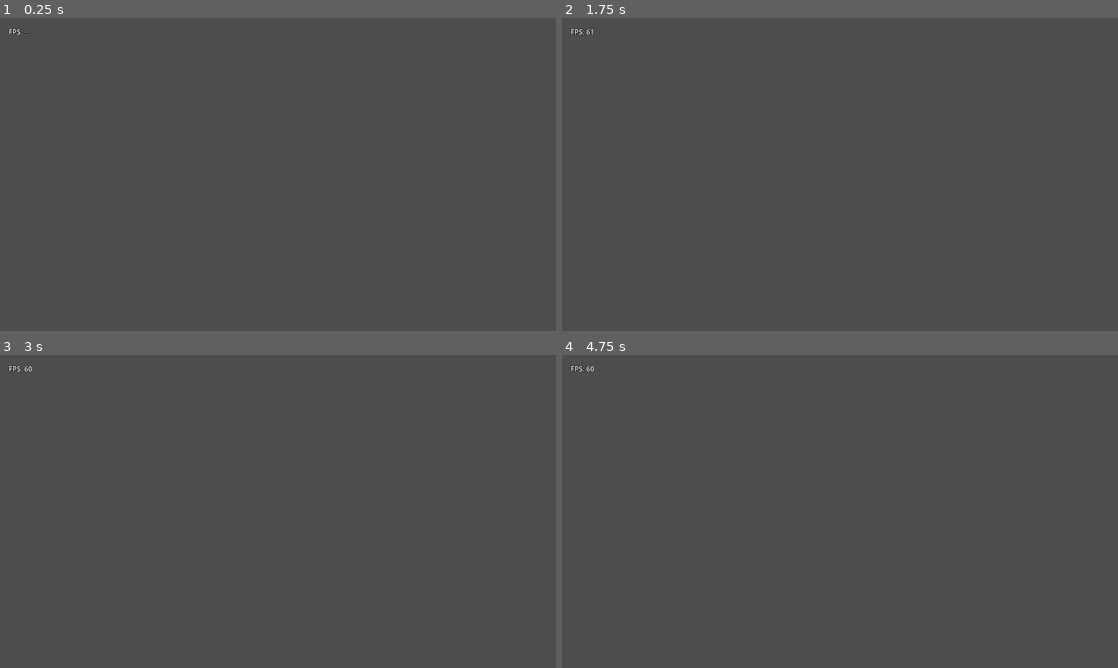
Above: before the commit, frames 1-4 (two rows, left to right).
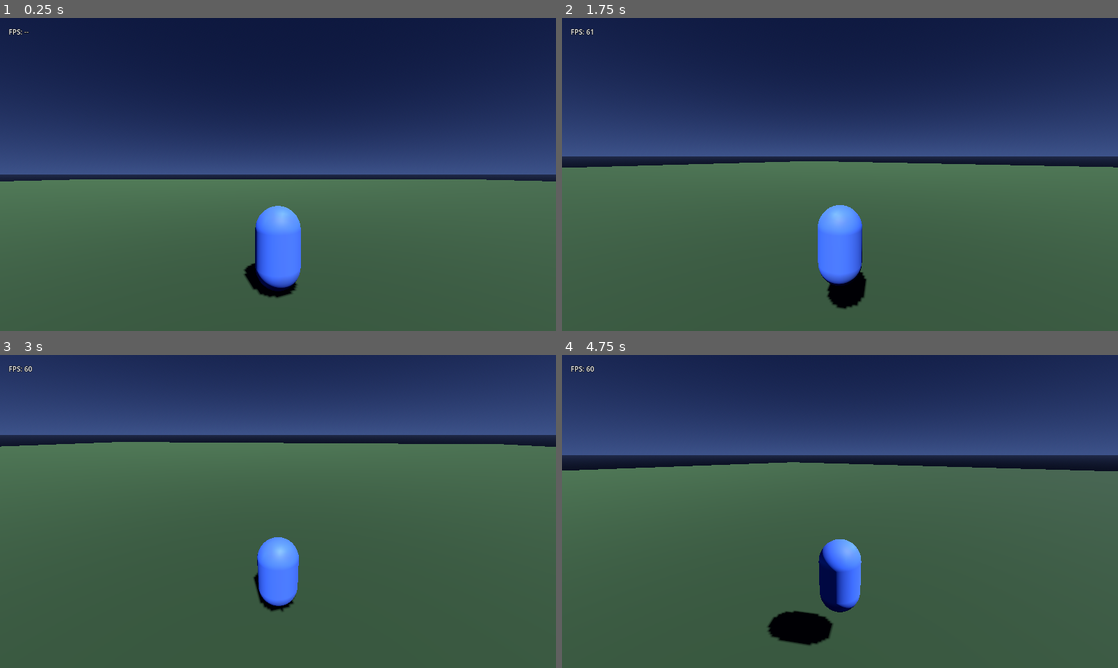
Above: after the commit, the same moments.

Repository: aminesalhi77/underveil
Game: Godot game, scene res://scenes/main.tscn
Same seed, same stepped clock (60 frames per second), same inputs: the game is played once before the commit and once after it.
Inputs (mouse positions are in pixels of both pictures, inside the frame that each line leads up to):
- Up to frame 1 (0.25 s): no input
- Up to frame 2 (1.75 s): tap Enter at 0.5 s; move the mouse to (962, 158) at 0.52 s; hold D (move_right) 0.53-1.28 s; hold Shift (sprint) 0.53-1.28 s; tap Space (jump) at 0.77, 1.07, 1.52, 1.55 s; tap V (toggle_camera) at 0.8, 1.35 s; move the mouse to (728, 190) at 1.27 s; hold S (move_back) from 1.28 s (still down)
- Up to frame 3 (3 s): tap Space (jump) at 1.82, 2.1 s; move the mouse to (333, 442) at 2.02 s; release S (move_back) at 2.03 s; hold D (move_right) 2.03-2.78 s; hold Shift (sprint) 2.03-2.78 s; move the mouse to (250, 574) at 2.77 s; hold Z (move_forward, bound only after the commit) from 2.78 s (still down); tap Shift (sprint) at 2.85 s
- Up to frame 4 (4.75 s): tap Space (jump) at 3.02, 3.32, 3.77, 3.8, 4.07, 4.52 s; tap V (toggle_camera) at 3.05 s; move the mouse to (1006, 558) at 3.52 s; release Z (move_forward, bound only after the commit) at 3.53 s; hold V (toggle_camera) 3.53-4.28 s; hold Q (move_left, bound only after the commit) from 3.53 s (still down); tap Escape (ui_cancel) at 4.15 s; move the mouse to (673, 464) at 4.27 s; tap Shift (sprint) at 4.35 s

The runs differ from the first frame. In frame 1, 71% of the frame differs, in the area x 0-100%, y 0-90%; in frame 2, 65%; in frame 3, 47%; in frame 4, 48%.
Error before the commit: Parse Error: Cannot infer the type of "new_pitch" variable because the value doesn't have a set type. (res://scripts/player.gd:69)

Commit message:
feat: phase 1 — walking skeleton, AZERTY controls

Diff:
--- a/project.godot
+++ b/project.godot
@@ -28,36 +28,36 @@
 
 move_forward={
 "deadzone": 0.5,
-"events": [Object(InputEventKey,"resource_local_to_scene":fa …(119 unchanged characters)… ressed":false,"pressed":false,"keycode":0,"physical_keycode":87,"key_label":0,"unicode":0,"location":0,"echo":false,"script":null)
+"events": [Object(InputEventKey,"resource_local_to_scene":fa …(119 unchanged characters)… ressed":false,"pressed":false,"keycode":90,"physical_keycode":0,"key_label":0,"unicode":0,"location":0,"echo":false,"script":null)
 ]
 }
 move_back={
 "deadzone": 0.5,
-"events": [Object(InputEventKey,"resource_local_to_scene":fa …(119 unchanged characters)… ressed":false,"pressed":false,"keycode":0,"physical_keycode":83,"key_label":0,"unicode":0,"location":0,"echo":false,"script":null)
+"events": [Object(InputEventKey,"resource_local_to_scene":fa …(119 unchanged characters)… ressed":false,"pressed":false,"keycode":83,"physical_keycode":0,"key_label":0,"unicode":0,"location":0,"echo":false,"script":null)
 ]
 }
 move_left={
 "deadzone": 0.5,
-"events": [Object(InputEventKey,"resource_local_to_scene":fa …(119 unchanged characters)… ressed":false,"pressed":false,"keycode":0,"physical_keycode":65,"key_label":0,"unicode":0,"location":0,"echo":false,"script":null)
+"events": [Object(InputEventKey,"resource_local_to_scene":fa …(119 unchanged characters)… ressed":false,"pressed":false,"keycode":81,"physical_keycode":0,"key_label":0,"unicode":0,"location":0,"echo":false,"script":null)
 ]
 }
 move_right={
 "deadzone": 0.5,
-"events": [Object(InputEventKey,"resource_local_to_scene":fa …(119 unchanged characters)… ressed":false,"pressed":false,"keycode":0,"physical_keycode":68,"key_label":0,"unicode":0,"location":0,"echo":false,"script":null)
+"events": [Object(InputEventKey,"resource_local_to_scene":fa …(119 unchanged characters)… ressed":false,"pressed":false,"keycode":68,"physical_keycode":0,"key_label":0,"unicode":0,"location":0,"echo":false,"script":null)
 ]
 }
 jump={
 "deadzone": 0.5,
-"events": [Object(InputEventKey,"resource_local_to_scene":fa …(119 unchanged characters)… ressed":false,"pressed":false,"keycode":0,"physical_keycode":32,"key_label":0,"unicode":0,"location":0,"echo":false,"script":null)
+"events": [Object(InputEventKey,"resource_local_to_scene":fa …(119 unchanged characters)… ressed":false,"pressed":false,"keycode":32,"physical_keycode":0,"key_label":0,"unicode":0,"location":0,"echo":false,"script":null)
 ]
 }
 sprint={
 "deadzone": 0.5,
-"events": [Object(InputEventKey,"resource_local_to_scene":fa …(119 unchanged characters)… ressed":false,"pressed":false,"keycode":0,"physical_keycode":4194325,"key_label":0,"unicode":0,"location":0,"echo":false,"script":null)
+"events": [Object(InputEventKey,"resource_local_to_scene":fa …(119 unchanged characters)… ressed":false,"pressed":false,"keycode":4194325,"physical_keycode":0,"key_label":0,"unicode":0,"location":0,"echo":false,"script":null)
 ]
 }
 toggle_camera={
 "deadzone": 0.5,
-"events": [Object(InputEventKey,"resource_local_to_scene":fa …(119 unchanged characters)… ressed":false,"pressed":false,"keycode":0,"physical_keycode":86,"key_label":0,"unicode":0,"location":0,"echo":false,"script":null)
+"events": [Object(InputEventKey,"resource_local_to_scene":fa …(119 unchanged characters)… ressed":false,"pressed":false,"keycode":86,"physical_keycode":0,"key_label":0,"unicode":0,"location":0,"echo":false,"script":null)
 ]
 }
--- a/scripts/player.gd
+++ b/scripts/player.gd
@@ -25,7 +25,6 @@
 
 
 func _build() -> void:
-	# Collision capsule
 	var col := CollisionShape3D.new()
 	var cap := CapsuleShape3D.new()
 	cap.radius = 0.5
@@ -33,7 +32,6 @@
 	col.shape = cap
 	add_child(col)
 
-	# Visible mesh (hidden in first-person)
 	mesh = MeshInstance3D.new()
 	var cap_mesh := CapsuleMesh.new()
 	cap_mesh.radius = 0.5
@@ -45,39 +43,41 @@
 	mesh.material_override = mat
 	add_child(mesh)
 
-	# Head pivot (both cameras attach here, pitch rotates this)
 	head = Node3D.new()
 	head.name = "Head"
 	head.position = Vector3(0, 1.6, 0)
 	add_child(head)
 
-	# First-person camera at eye level
 	fps_camera = Camera3D.new()
 	fps_camera.name = "FPS_Camera"
 	head.add_child(fps_camera)
 
-	# Third-person camera placed behind the player
 	tp_camera = Camera3D.new()
 	tp_camera.name = "TP_Camera"
 	tp_camera.position = Vector3(0, 0, TP_CAM_DISTANCE)
 	head.add_child(tp_camera)
 
 
-func _unhandled_input(event: InputEvent) -> void:
-	if event is InputEventMouseMotion and Input.get_mouse_mode() == Input.MOUSE_MODE_CAPTURED:
-		rotate_y(-event.relative.x * MOUSE_SENS)
-		var new_pitch := head.rotation.x - event.relative.y * MOUSE_SENS
-		head.rotation.x = clamp(new_pitch, -PITCH_MAX, PITCH_MAX)
+func _input(event: InputEvent) -> void:
+	if event is InputEventMouseMotion:
+		var motion: InputEventMouseMotion = event
+		if Input.get_mouse_mode() == Input.MOUSE_MODE_CAPTURED:
+			rotate_y(-motion.relative.x * MOUSE_SENS)
+			var new_pitch: float = head.rotation.x - motion.relative.y * MOUSE_SENS
+			head.rotation.x = clamp(new_pitch, -PITCH_MAX, PITCH_MAX)
 
-	if event.is_action_pressed("ui_cancel"):
-		if Input.get_mouse_mode() == Input.MOUSE_MODE_CAPTURED:
-			Input.set_mouse_mode(Input.MOUSE_MODE_VISIBLE)
-		else:
-			Input.set_mouse_mode(Input.MOUSE_MODE_CAPTURED)
-
-	if event.is_action_pressed("toggle_camera"):
-		is_tps = not is_tps
-		_apply_camera_mode()
+	if event is InputEventKey:
+		var k: InputEventKey = event
+		if k.pressed and not k.echo:
+			match k.keycode:
+				KEY_V:
+					is_tps = not is_tps
+					_apply_camera_mode()
+				KEY_ESCAPE:
+					if Input.get_mouse_mode() == Input.MOUSE_MODE_CAPTURED:
+						Input.set_mouse_mode(Input.MOUSE_MODE_VISIBLE)
+					else:
+						Input.set_mouse_mode(Input.MOUSE_MODE_CAPTURED)
 
 
 func _apply_camera_mode() -> void:
@@ -95,19 +95,26 @@
 	if not is_on_floor():
 		velocity.y -= GRAVITY * delta
 
-	if Input.is_action_just_pressed("jump") and is_on_floor():
+	if Input.is_key_pressed(KEY_SPACE) and is_on_floor():
 		velocity.y = JUMP_VELOCITY
 
-	var input_dir := Vector2(
-		Input.get_action_strength("move_right") - Input.get_action_strength("move_left"),
-		Input.get_action_strength("move_back") - Input.get_action_strength("move_forward")
-	)
-	input_dir = input_dir.normalized()
+	var input_x := 0.0
+	var input_z := 0.0
 
+	if Input.is_key_pressed(KEY_Z):
+		input_z -= 1.0
+	if Input.is_key_pressed(KEY_S):
+		input_z += 1.0
+	if Input.is_key_pressed(KEY_Q):
+		input_x -= 1.0
+	if Input.is_key_pressed(KEY_D):
+		input_x += 1.0
+
+	var input_dir := Vector2(input_x, input_z).normalized()
 	var direction := (transform.basis * Vector3(input_dir.x, 0, input_dir.y)).normalized()
 
 	var speed := WALK_SPEED
-	if Input.is_action_pressed("sprint"):
+	if Input.is_key_pressed(KEY_SHIFT):
 		speed *= SPRINT_MULT
 
 	if direction.length_squared() > 0.01:
